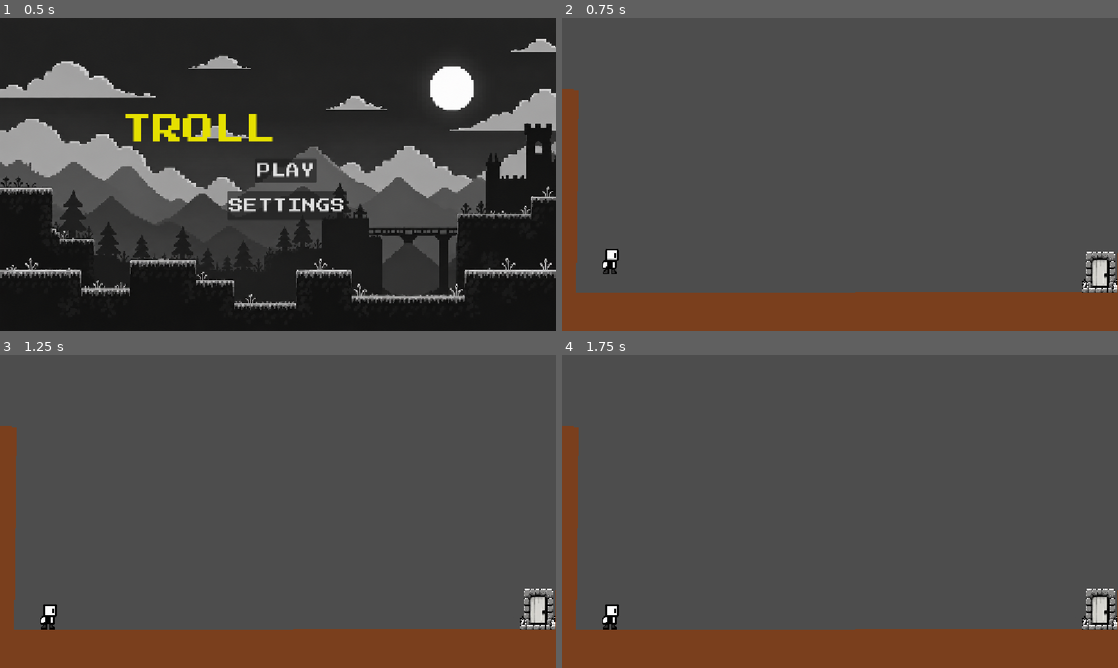
Above: before the commit, frames 1-4 (two rows, left to right).
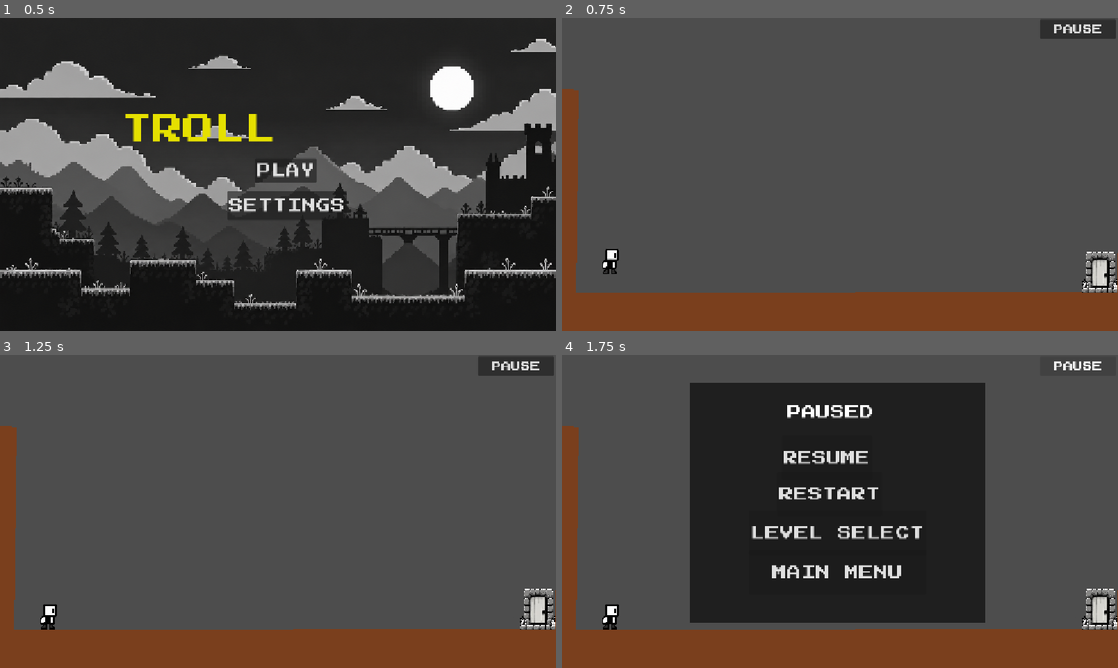
Above: after the commit, the same moments.

Repository: akshaykpillai369-max/trollbound
Game: Godot game, scene res://scenes/main_menu.tscn
The game is run twice, just before and just after one commit, with the same random seed, the same clock (stepped at 60 frames per second) and the same inputs. Before the commit the project starts from res://main_menu.tscn.
Inputs (mouse positions are in pixels of both pictures, inside the frame that each line leads up to):
- Up to frame 1 (0.5 s): no input
- Up to frame 2 (0.75 s): click "PLAY" at 0.5 s
- Up to frame 3 (1.25 s): no input
- Up to frame 4 (1.75 s): click (1079, 367) at 1.25 s, where only the run after the commit has a clickable "PAUSE"

Frame 1 is identical in both runs. In frame 2, 0.8% of the frame differs, in the area x 86-100%, y 0-7%; in frame 3, 0.8%; in frame 4, 41%, in the area x 23-97%, y 2-86%.
Error in both runs: Invalid access to property or key 'level_music_enabled' on a base object of type 'Nil'. (res://scripts/level_1.gd:6)

Commit message:
added level selection menu, pause menu and pause button

Diff:
--- a/levels/level1.tscn
+++ b/levels/level1.tscn
@@ -9,6 +9,8 @@
 [ext_resource type="PackedScene" uid="uid://d24ggyj8i4k2e" path="res://scenes/winner_screen.tscn" id="7_8hd6v"]
 [ext_resource type="AudioStream" uid="uid://b6n2wnkwb30lc" path="res://assets/sounds/overworld_theme.ogg" id="8_045es"]
 [ext_resource type="AudioStream" uid="uid://cco4yb4x1iler" path="res://assets/sounds/platform.wav" id="9_omn1t"]
+[ext_resource type="PackedScene" uid="uid://djmbhmvqa6m5" path="res://scenes/pause_menu.tscn" id="10_yydhl"]
+[ext_resource type="FontFile" uid="uid://dvrkigp4rd1xo" path="res://assets/fonts/PressStart2P-Regular.ttf" id="11_bekh1"]
 
 [sub_resource type="RectangleShape2D" id="RectangleShape2D_n7nmp"]
 size = Vector2(127.75, 264)
@@ -80,12 +82,6 @@
 position = Vector2(285, 184.375)
 shape = SubResource("RectangleShape2D_pdpul")
 
-[node name="UI" type="CanvasLayer" parent="." unique_id=1525768932]
-
-[node name="DeathScreen" parent="UI" unique_id=621254565 instance=ExtResource("6_8hd6v")]
-
-[node name="WinnerScreen" parent="UI" unique_id=162556210 instance=ExtResource("7_8hd6v")]
-
 [node name="LevelMusic" type="AudioStreamPlayer2D" parent="." unique_id=812107027]
 stream = ExtResource("8_045es")
 
@@ -93,8 +89,29 @@
 stream = ExtResource("9_omn1t")
 volume_db = 24.0
 
+[node name="UI" type="CanvasLayer" parent="." unique_id=1525768932]
+
+[node name="DeathScreen" parent="UI" unique_id=621254565 instance=ExtResource("6_8hd6v")]
+
+[node name="WinnerScreen" parent="UI" unique_id=162556210 instance=ExtResource("7_8hd6v")]
+
+[node name="PauseMenu" parent="UI" unique_id=431796501 instance=ExtResource("10_yydhl")]
+process_mode = 2
+visible = false
+position = Vector2(30, -7)
+
+[node name="PauseButton" type="Button" parent="UI" unique_id=980988093]
+offset_left = 990.0
+offset_top = 3.0
+offset_right = 1148.0
+offset_bottom = 43.0
+theme_override_fonts/font = ExtResource("11_bekh1")
+theme_override_font_sizes/font_size = 20
+text = "PAUSE"
+
 [connection signal="body_entered" from="TrollTrigger" to="." method="_on_troll_trigger_body_entered"]
 [connection signal="body_entered" from="TrollTrigger2" to="." method="_on_troll_trigger_2_body_entered"]
 [connection signal="pressed" from="UI/WinnerScreen/NextButton" to="." method="_on_next_button_pressed"]
+[connection signal="pressed" from="UI/PauseButton" to="." method="_on_pause_button_pressed"]
 
 [editable path="UI/WinnerScreen"]
--- a/levels/level2.tscn
+++ b/levels/level2.tscn
@@ -8,7 +8,9 @@
 [ext_resource type="PackedScene" uid="uid://gpqdputycit2" path="res://scenes/death_screen.tscn" id="6_76ugp"]
 [ext_resource type="PackedScene" uid="uid://d24ggyj8i4k2e" path="res://scenes/winner_screen.tscn" id="7_e8p81"]
 [ext_resource type="PackedScene" uid="uid://c0hegemm1vd4b" path="res://scenes/exit.tscn" id="8_e8p81"]
+[ext_resource type="PackedScene" uid="uid://djmbhmvqa6m5" path="res://scenes/pause_menu.tscn" id="8_fjysh"]
 [ext_resource type="AudioStream" uid="uid://b6n2wnkwb30lc" path="res://assets/sounds/overworld_theme.ogg" id="9_55gdq"]
+[ext_resource type="FontFile" uid="uid://dvrkigp4rd1xo" path="res://assets/fonts/PressStart2P-Regular.ttf" id="9_bcewn"]
 [ext_resource type="AudioStream" uid="uid://cco4yb4x1iler" path="res://assets/sounds/platform.wav" id="10_crte6"]
 
 [sub_resource type="RectangleShape2D" id="RectangleShape2D_8h2m0"]
@@ -91,6 +93,20 @@
 
 [node name="WinnerScreen" parent="UI" unique_id=162556210 instance=ExtResource("7_e8p81")]
 
+[node name="PauseMenu" parent="UI" unique_id=431796501 instance=ExtResource("8_fjysh")]
+process_mode = 2
+visible = false
+position = Vector2(30, -7)
+
+[node name="PauseButton" type="Button" parent="UI" unique_id=216762026]
+offset_left = 990.0
+offset_top = 3.0
+offset_right = 1148.0
+offset_bottom = 43.0
+theme_override_fonts/font = ExtResource("9_bcewn")
+theme_override_font_sizes/font_size = 20
+text = "PAUSE"
+
 [node name="Exit" parent="." unique_id=161210779 instance=ExtResource("8_e8p81")]
 visible = false
 position = Vector2(593, 143)
@@ -116,6 +132,7 @@
 [connection signal="body_entered" from="SpeedTrigger" to="." method="_on_speed_trigger_body_entered"]
 [connection signal="body_entered" from="HiddenGroundTrigger" to="." method="_on_hidden_ground_trigger_body_entered"]
 [connection signal="pressed" from="UI/WinnerScreen/NextButton" to="." method="_on_next_button_pressed"]
+[connection signal="pressed" from="UI/PauseButton" to="." method="_on_pause_button_pressed"]
 
 [editable path="Small-Ground"]
 [editable path="HiddenGround"]
--- a/levels/level3.tscn
+++ b/levels/level3.tscn
@@ -8,7 +8,9 @@
 [ext_resource type="PackedScene" uid="uid://gpqdputycit2" path="res://scenes/death_screen.tscn" id="6_1xfnq"]
 [ext_resource type="PackedScene" uid="uid://d24ggyj8i4k2e" path="res://scenes/winner_screen.tscn" id="7_6uckl"]
 [ext_resource type="AudioStream" uid="uid://b6n2wnkwb30lc" path="res://assets/sounds/overworld_theme.ogg" id="8_6uckl"]
+[ext_resource type="PackedScene" uid="uid://djmbhmvqa6m5" path="res://scenes/pause_menu.tscn" id="8_cpuyl"]
 [ext_resource type="AudioStream" uid="uid://cco4yb4x1iler" path="res://assets/sounds/platform.wav" id="9_d6jip"]
+[ext_resource type="FontFile" uid="uid://dvrkigp4rd1xo" path="res://assets/fonts/PressStart2P-Regular.ttf" id="9_mf7v1"]
 
 [sub_resource type="RectangleShape2D" id="RectangleShape2D_n7nmp"]
 size = Vector2(97.75, 295)
@@ -74,6 +76,20 @@
 
 [node name="WinnerScreen" parent="UI" unique_id=162556210 instance=ExtResource("7_6uckl")]
 
+[node name="PauseMenu" parent="UI" unique_id=431796501 instance=ExtResource("8_cpuyl")]
+process_mode = 2
+visible = false
+position = Vector2(30, -7)
+
+[node name="PauseButton" type="Button" parent="UI" unique_id=1076266160]
+offset_left = 990.0
+offset_top = 3.0
+offset_right = 1148.0
+offset_bottom = 43.0
+theme_override_fonts/font = ExtResource("9_mf7v1")
+theme_override_font_sizes/font_size = 20
+text = "PAUSE"
+
 [node name="LevelMusic" type="AudioStreamPlayer2D" parent="." unique_id=2119693467]
 position = Vector2(477, 312)
 stream = ExtResource("8_6uckl")
@@ -90,6 +106,7 @@
 [connection signal="body_entered" from="ShrinkingGround/ShrinkTrigger" to="." method="_on_shrink_trigger_body_entered"]
 [connection signal="body_entered" from="SpikeTrigger" to="." method="_on_spike_trigger_body_entered"]
 [connection signal="pressed" from="UI/WinnerScreen/NextButton" to="." method="_on_next_button_pressed"]
+[connection signal="pressed" from="UI/PauseButton" to="." method="_on_pause_button_pressed"]
 
 [editable path="ShrinkingGround"]
 [editable path="UI/WinnerScreen"]
--- a/levels/level4.tscn
+++ b/levels/level4.tscn
@@ -9,6 +9,8 @@
 [ext_resource type="PackedScene" uid="uid://bqcxnon3k07w3" path="res://scenes/small_ground.tscn" id="6_cc5tm"]
 [ext_resource type="PackedScene" uid="uid://gpqdputycit2" path="res://scenes/death_screen.tscn" id="8_mdw0g"]
 [ext_resource type="PackedScene" uid="uid://d24ggyj8i4k2e" path="res://scenes/winner_screen.tscn" id="9_mdw0g"]
+[ext_resource type="PackedScene" uid="uid://djmbhmvqa6m5" path="res://scenes/pause_menu.tscn" id="10_gh4cy"]
+[ext_resource type="FontFile" uid="uid://dvrkigp4rd1xo" path="res://assets/fonts/PressStart2P-Regular.ttf" id="11_qi51e"]
 
 [sub_resource type="RectangleShape2D" id="RectangleShape2D_n7nmp"]
 size = Vector2(63, 137)
@@ -86,12 +88,29 @@
 
 [node name="WinnerScreen" parent="UI" unique_id=162556210 instance=ExtResource("9_mdw0g")]
 
+[node name="PauseMenu" parent="UI" unique_id=431796501 instance=ExtResource("10_gh4cy")]
+process_mode = 2
+visible = false
+position = Vector2(30, -7)
+
+[node name="PauseButton" type="Button" parent="UI" unique_id=1196807298]
+offset_left = 990.0
+offset_top = 3.0
+offset_right = 1148.0
+offset_bottom = 43.0
+theme_override_fonts/font = ExtResource("11_qi51e")
+theme_override_font_sizes/font_size = 20
+text = "PAUSE"
+
 [node name="Spike2" parent="." unique_id=1751770871 instance=ExtResource("5_8s3b3")]
 position = Vector2(506, 624)
 
 [connection signal="body_entered" from="HoverGround/HoverTrigger" to="." method="_on_hover_trigger_body_entered"]
 [connection signal="body_entered" from="Exit" to="." method="_on_exit_body_entered"]
 [connection signal="body_entered" from="ReturnSpike/ControlResetTrigger" to="." method="_on_control_reset_trigger_body_entered"]
+[connection signal="pressed" from="UI/WinnerScreen/NextButton" to="." method="_on_next_button_pressed"]
+[connection signal="pressed" from="UI/PauseButton" to="." method="_on_pause_button_pressed"]
 
 [editable path="Exit"]
 [editable path="ReturnSpike"]
+[editable path="UI/WinnerScreen"]
--- /dev/null
+++ b/levels/level_select.tscn
@@ -0,0 +1,63 @@
+[gd_scene format=3 uid="uid://br3orbab11yvd"]
+
+[ext_resource type="FontFile" uid="uid://dvrkigp4rd1xo" path="res://assets/fonts/PressStart2P-Regular.ttf" id="1_mk87e"]
+[ext_resource type="Script" uid="uid://djy7jb30ne7e0" path="res://scripts/level_select.gd" id="1_ygvyp"]
+
+[node name="LevelSelect" type="Node2D" unique_id=1038694459]
+script = ExtResource("1_ygvyp")
+
+[node name="Title" type="Label" parent="." unique_id=1077587472]
+offset_left = 410.0
+offset_top = 18.0
+offset_right = 770.0
+offset_bottom = 48.0
+theme_override_fonts/font = ExtResource("1_mk87e")
+theme_override_font_sizes/font_size = 30
+text = "SELECT LEVEL"
+
+[node name="LevelButtons" type="HBoxContainer" parent="." unique_id=1541848498]
+offset_left = 53.0
+offset_top = 89.0
+offset_right = 1115.0
+offset_bottom = 222.0
+theme_override_constants/separation = 40
+
+[node name="Level1Button" type="Button" parent="LevelButtons" unique_id=1759735318]
+layout_mode = 2
+theme_override_fonts/font = ExtResource("1_mk87e")
+theme_override_font_sizes/font_size = 15
+text = "LEVEL1"
+
+[node name="Level2Button" type="Button" parent="LevelButtons" unique_id=709833828]
+layout_mode = 2
+theme_override_fonts/font = ExtResource("1_mk87e")
+theme_override_font_sizes/font_size = 15
+text = "LEVEL2"
+
+[node name="Level3Button" type="Button" parent="LevelButtons" unique_id=588220963]
+layout_mode = 2
+theme_override_fonts/font = ExtResource("1_mk87e")
+theme_override_font_sizes/font_size = 15
+text = "LEVEL3
+"
+
+[node name="Level4Button" type="Button" parent="LevelButtons" unique_id=1557379566]
+layout_mode = 2
+theme_override_fonts/font = ExtResource("1_mk87e")
+theme_override_font_sizes/font_size = 15
+text = "LEVEL4
+"
+
+[node name="Level5Button" type="Button" parent="LevelButtons" unique_id=148127108]
+layout_mode = 2
+theme_override_fonts/font = ExtResource("1_mk87e")
+theme_override_font_sizes/font_size = 15
+disabled = true
+text = "LEVEL5
+"
+
+[connection signal="pressed" from="LevelButtons/Level1Button" to="." method="_on_level_1_button_pressed"]
+[connection signal="pressed" from="LevelButtons/Level2Button" to="." method="_on_level_2_button_pressed"]
+[connection signal="pressed" from="LevelButtons/Level3Button" to="." method="_on_level_3_button_pressed"]
+[connection signal="pressed" from="LevelButtons/Level4Button" to="." method="_on_level_4_button_pressed"]
+[connection signal="pressed" from="LevelButtons/Level5Button" to="." method="_on_level_5_button_pressed"]
--- a/main_menu.tscn
+++ b/scenes/main_menu.tscn
@@ -1,9 +1,9 @@
 [gd_scene format=3 uid="uid://daaxi53p31kto"]
 
-[ext_resource type="Script" uid="uid://c85n23pf48k5m" path="res://main_menu.gd" id="1_06t4h"]
-[ext_resource type="Texture2D" uid="uid://7sdgkbywentp" path="res://assets/background.png" id="2_7vrkn"]
-[ext_resource type="FontFile" uid="uid://dvrkigp4rd1xo" path="res://assets/fonts/PressStart2P-Regular.ttf" id="3_fu7sn"]
-[ext_resource type="AudioStream" uid="uid://cf6c168f6tf5l" path="res://assets/sounds/unknown_planet.mp3" id="4_jix8l"]
+[ext_resource type="Script" uid="uid://c85n23pf48k5m" path="res://scripts/main_menu.gd" id="1_wu84c"]
+[ext_resource type="Texture2D" uid="uid://7sdgkbywentp" path="res://assets/background.png" id="2_8ln24"]
+[ext_resource type="FontFile" uid="uid://dvrkigp4rd1xo" path="res://assets/fonts/PressStart2P-Regular.ttf" id="3_rtw2f"]
+[ext_resource type="AudioStream" uid="uid://cf6c168f6tf5l" path="res://assets/sounds/unknown_planet.mp3" id="4_oa1go"]
 
 [sub_resource type="StyleBoxFlat" id="StyleBoxFlat_jix8l"]
 bg_color = Color(0.09411765, 0.09411765, 0.09411765, 0.8627451)
@@ -20,7 +20,7 @@
 anchor_bottom = 1.0
 grow_horizontal = 2
 grow_vertical = 2
-script = ExtResource("1_06t4h")
+script = ExtResource("1_wu84c")
 
 [node name="Background2" type="TextureRect" parent="." unique_id=58758512]
 layout_mode = 1
--- /dev/null
+++ b/scenes/pause_menu.tscn
@@ -0,0 +1,73 @@
+[gd_scene format=3 uid="uid://djmbhmvqa6m5"]
+
+[ext_resource type="Script" uid="uid://clp0pgmx7kge2" path="res://scripts/pause_menu.gd" id="1_myx47"]
+[ext_resource type="FontFile" uid="uid://dvrkigp4rd1xo" path="res://assets/fonts/PressStart2P-Regular.ttf" id="2_kukqi"]
+
+[sub_resource type="StyleBoxFlat" id="StyleBoxFlat_n7nmp"]
+bg_color = Color(0, 0, 0, 0.5882353)
+
+[node name="PauseMenu" type="Node2D" unique_id=431796501]
+script = ExtResource("1_myx47")
+
+[node name="PausePanel" type="Panel" parent="." unique_id=1554199510]
+offset_left = 236.0
+offset_top = 64.0
+offset_right = 846.0
+offset_bottom = 561.0
+theme_override_styles/panel = SubResource("StyleBoxFlat_n7nmp")
+
+[node name="PauseTitle" type="Label" parent="PausePanel" unique_id=250579310]
+layout_mode = 0
+offset_left = 201.0
+offset_top = 46.0
+offset_right = 381.0
+offset_bottom = 76.0
+theme_override_fonts/font = ExtResource("2_kukqi")
+theme_override_font_sizes/font_size = 30
+text = "PAUSED"
+
+[node name="ResumeButton" type="Button" parent="PausePanel" unique_id=434799809]
+layout_mode = 0
+offset_left = 189.0
+offset_top = 110.0
+offset_right = 377.0
+offset_bottom = 202.0
+theme_override_fonts/font = ExtResource("2_kukqi")
+theme_override_font_sizes/font_size = 30
+text = "RESUME"
+
+[node name="RestartButton2" type="Button" parent="PausePanel" unique_id=930886769]
+layout_mode = 0
+offset_left = 180.0
+offset_top = 185.0
+offset_right = 398.0
+offset_bottom = 277.0
+theme_override_fonts/font = ExtResource("2_kukqi")
+theme_override_font_sizes/font_size = 30
+text = "RESTART"
+
+[node name="LevelSelectButton3" type="Button" parent="PausePanel" unique_id=1204927667]
+layout_mode = 0
+offset_left = 121.0
+offset_top = 265.0
+offset_right = 489.0
+offset_bottom = 357.0
+theme_override_fonts/font = ExtResource("2_kukqi")
+theme_override_font_sizes/font_size = 30
+text = "LEVEL SELECT"
+
+[node name="MainMenuButton4" type="Button" parent="PausePanel" unique_id=696445831]
+layout_mode = 0
+offset_left = 121.0
+offset_top = 347.0
+offset_right = 489.0
+offset_bottom = 439.0
+theme_override_fonts/font = ExtResource("2_kukqi")
+theme_override_font_sizes/font_size = 30
+text = "MAIN MENU
+"
+
+[connection signal="pressed" from="PausePanel/ResumeButton" to="." method="_on_resume_button_pressed"]
+[connection signal="pressed" from="PausePanel/RestartButton2" to="." method="_on_restart_button_2_pressed"]
+[connection signal="pressed" from="PausePanel/LevelSelectButton3" to="." method="_on_level_select_button_3_pressed"]
+[connection signal="pressed" from="PausePanel/MainMenuButton4" to="." method="_on_main_menu_button_4_pressed"]
--- a/scripts/level_1.gd
+++ b/scripts/level_1.gd
@@ -32,3 +32,8 @@
 	if body.name == "Player":
 		$PlatformSound.play()
 		$TrollGround.queue_free()
+
+
+func _on_pause_button_pressed() -> void:
+	$UI/PauseMenu.show()
+	get_tree().paused = true
--- a/scripts/level_2.gd
+++ b/scripts/level_2.gd
@@ -36,3 +36,8 @@
 
 func _on_next_button_pressed() -> void:
 	get_tree().change_scene_to_file("res://levels/level3.tscn")
+
+
+func _on_pause_button_pressed() -> void:
+	$UI/PauseMenu.show()
+	get_tree().paused = true
--- a/scripts/level_3.gd
+++ b/scripts/level_3.gd
@@ -68,3 +68,8 @@
 
 func _on_next_button_pressed() -> void:
 	get_tree().change_scene_to_file("res://levels/level4.tscn")
+
+
+func _on_pause_button_pressed() -> void:
+	$UI/PauseMenu.show()
+	get_tree().paused = true
--- a/scripts/level_4.gd
+++ b/scripts/level_4.gd
@@ -47,3 +47,11 @@
 func _on_control_reset_trigger_body_entered(body: Node2D) -> void:
 	if body.name == "Player":
 		body.reverse_controls = false
+
+func _on_next_button_pressed() -> void:
+	get_tree().change_scene_to_file("res://levels/level5.tscn")
+
+
+func _on_pause_button_pressed() -> void:
+	$UI/PauseMenu.show()
+	get_tree().paused = true
--- /dev/null
+++ b/scripts/level_select.gd
@@ -0,0 +1,31 @@
+extends Node2D
+
+
+# Called when the node enters the scene tree for the first time.
+func _ready() -> void:
+	pass # Replace with function body.
+
+
+# Called every frame. 'delta' is the elapsed time since the previous frame.
+func _process(delta: float) -> void:
+	pass
+
+
+func _on_level_1_button_pressed() -> void:
+	get_tree().change_scene_to_file("res://levels/level1.tscn")
+
+
+func _on_level_2_button_pressed() -> void:
+	get_tree().change_scene_to_file("res://levels/level2.tscn")
+
+
+func _on_level_3_button_pressed() -> void:
+	get_tree().change_scene_to_file("res://levels/level3.tscn")
+
+
+func _on_level_4_button_pressed() -> void:
+	get_tree().change_scene_to_file("res://levels/level4.tscn")
+
+
+func _on_level_5_button_pressed() -> void:
+	get_tree().change_scene_to_file("res://levels/level5.tscn")
--- /dev/null
+++ b/scripts/pause_menu.gd
@@ -0,0 +1,31 @@
+extends Node2D
+
+
+# Called when the node enters the scene tree for the first time.
+func _ready() -> void:
+	pass # Replace with function body.
+
+
+# Called every frame. 'delta' is the elapsed time since the previous frame.
+func _process(delta: float) -> void:
+	pass
+
+
+func _on_resume_button_pressed() -> void:
+	hide()
+	get_tree().paused = false
+
+
+func _on_restart_button_2_pressed() -> void:
+	get_tree().paused = false
+	get_tree().reload_current_scene()
+
+
+func _on_level_select_button_3_pressed() -> void:
+	get_tree().paused = false
+	get_tree().change_scene_to_file("res://levels/level_select.tscn")
+
+
+func _on_main_menu_button_4_pressed() -> void:
+	get_tree().paused = false
+	get_tree().change_scene_to_file("res://scenes/main_menu.tscn")
Not shown: 8 places in scenes/main_menu.tscn that only renumber resources
Renamed: main_menu.gd -> scripts/main_menu.gd
